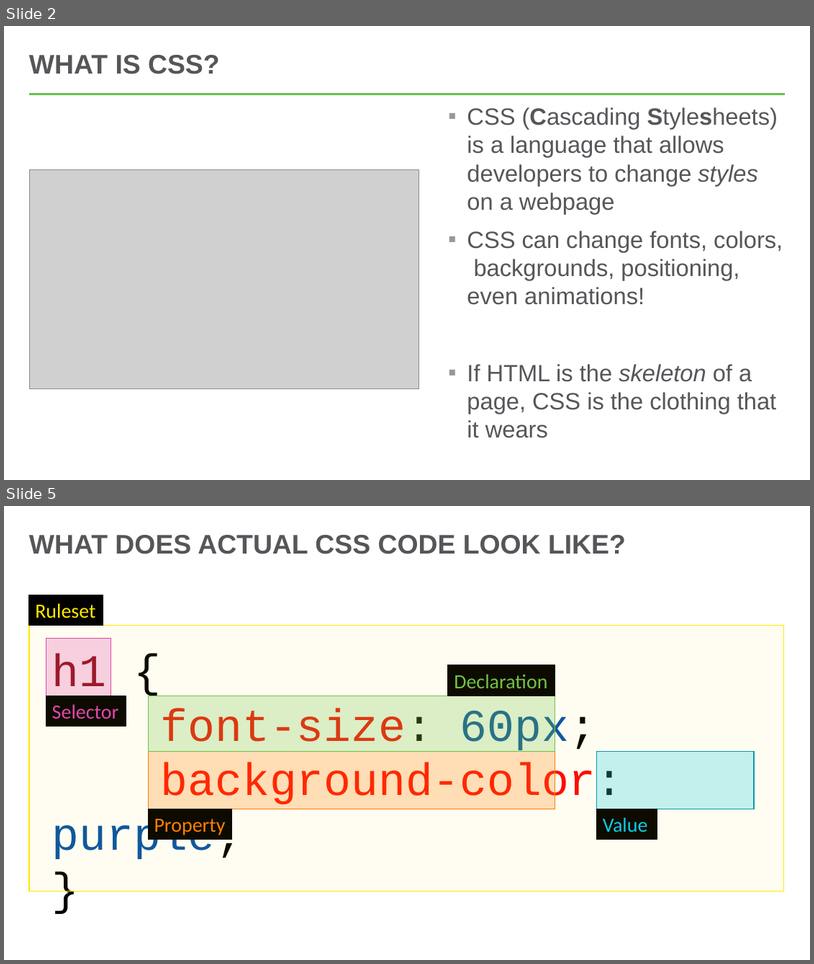
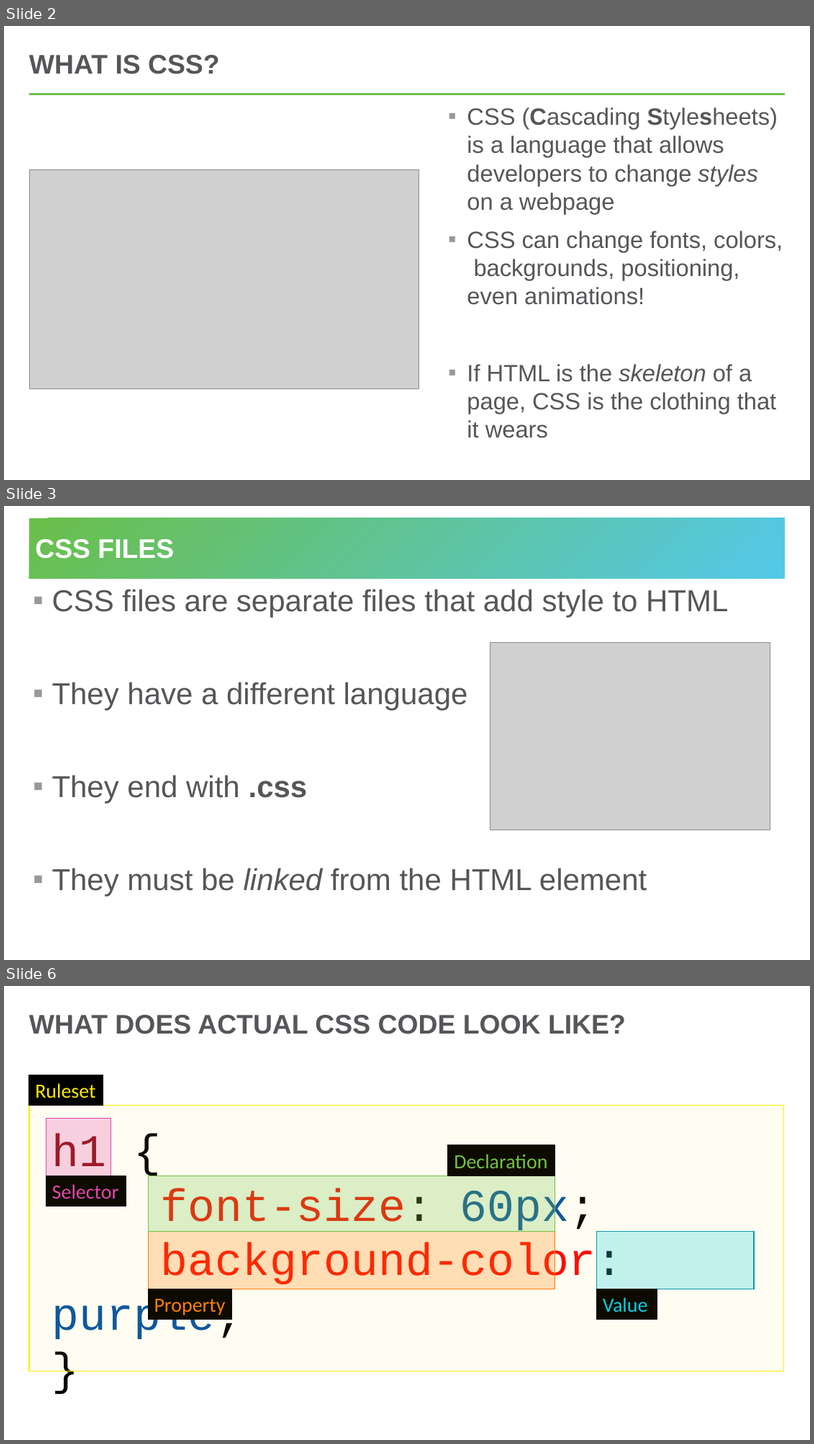
Before and after one commit to hylandtechoutreach/ucs, a slide deck: CssIntro/HelloCss.pptx. Shown one above the other, each under a label of ours: slides 2 and 5 before the commit, slides 2, 3 and 6 after it; the slides between them are not shown. The pictures are 814x964 and 814x1444 pixels, drawn with LibreOffice and Linux fonts; fonts in the diff are those of the drawing; grey boxes stand for pictures. Boxes give left, top, right and bottom in pixels: in the first picture for what was removed or moved away, otherwise in the second. Text is boxed around its words. In the diff, an @@ line names an element or a change of style, - is before the commit and + after.

```diff
--- a/CssIntro/HelloCss.pptx
+++ b/CssIntro/HelloCss.pptx
@@ slide 3 added at bbox=[4, 506, 810, 960], background #FFFFFF @@
@@ title added at bbox=[29, 518, 786, 579], fill gradient #6ABF4B to #54C8E8, 32 pt, text #FFFFFF, bold @@
+CSS FILES
@@ text added at bbox=[52, 589, 728, 896], 36 pt, text #56565A @@
+▪ CSS files are separate files that add style to HTML
+▪ They have a different language
+▪ They end with .css
+▪ They must be linked from the HTML element
@@ picture added at bbox=[491, 642, 771, 830] @@
@@ what was slide 5 is now slide 6 @@
```
Also in this commit, not shown: 2 slides changed, 1 other slide added, 1 slide removed, 40 other files.
